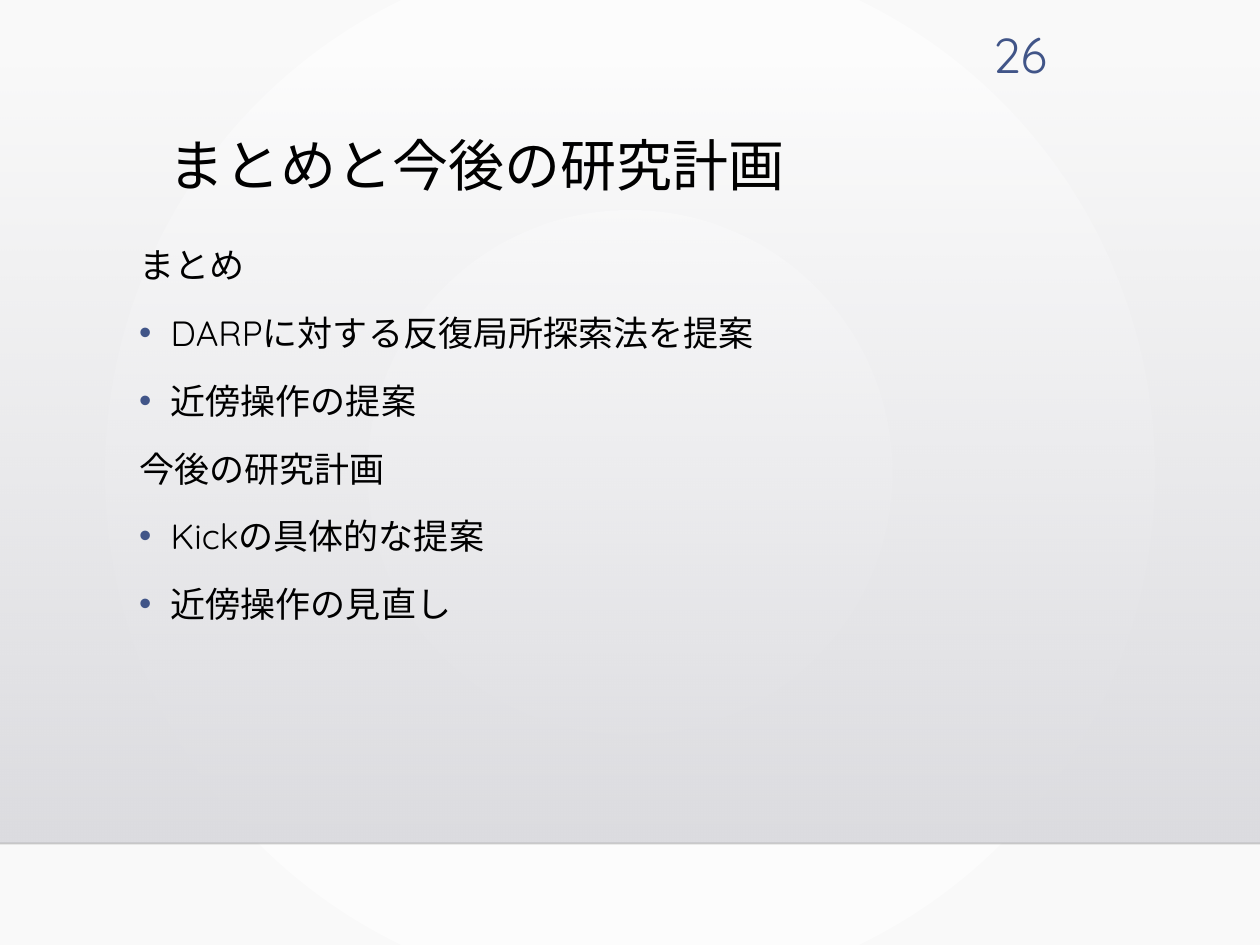
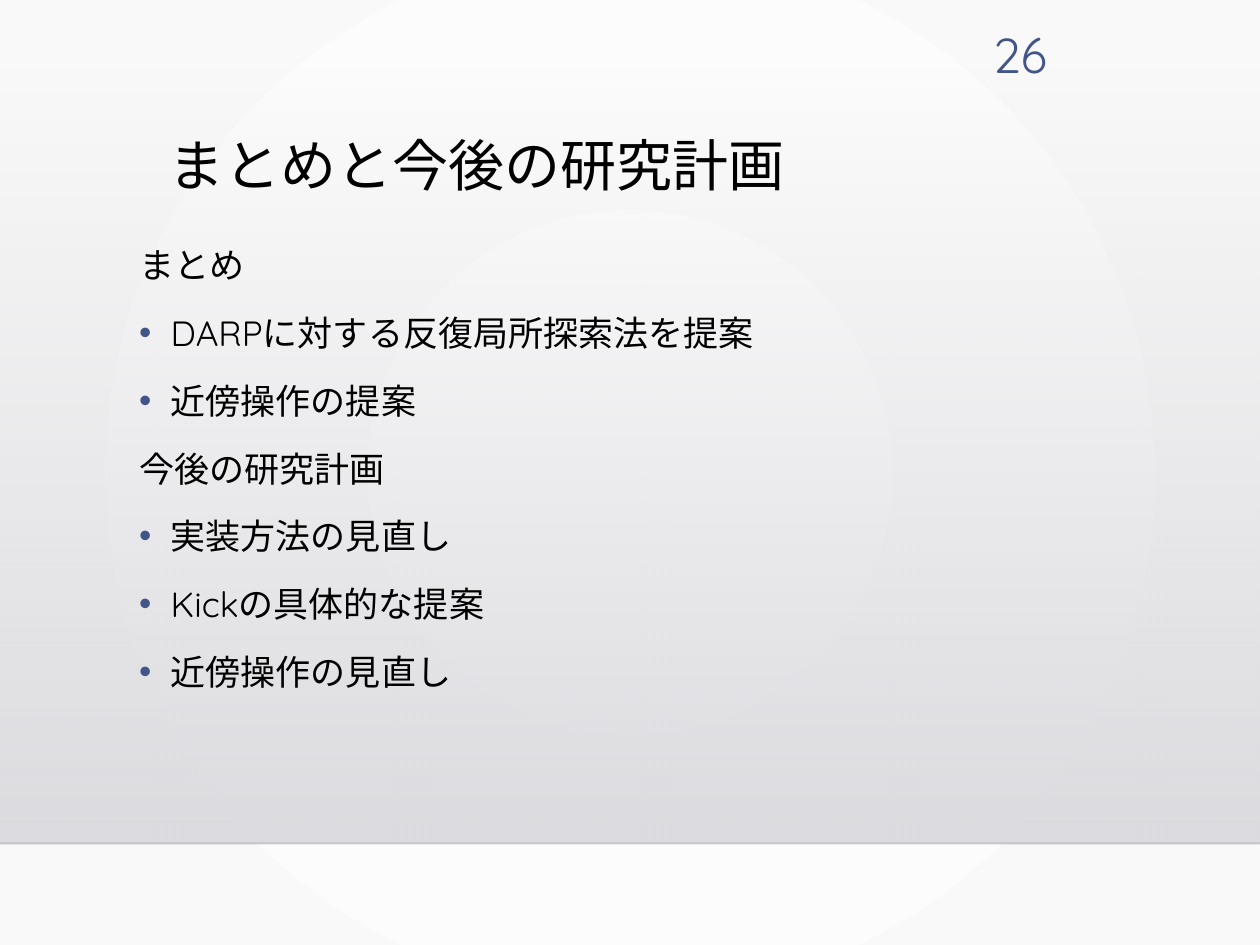
Before and after one commit to kotaro400/DARP, a slide deck: slide 26 of 中間発表_6:2.pptx. Drawn at 1260x945 pixels with LibreOffice and Linux fonts; fonts in the diff are those of the drawing; background and template pictures are left out. Boxes give left, top, right and bottom in pixels: in the first picture for what was removed or moved away, otherwise in the second. Text is boxed around its words. In the diff, an @@ line names an element or a change of style, - is before the commit and + after.

```diff
--- a/中間発表_6:2.pptx
+++ b/中間発表_6:2.pptx
@@ text at (171,519,451,552): paragraph added @@
+• 実装方法の見直し
```
Also in this commit, not shown: 1 other file.
